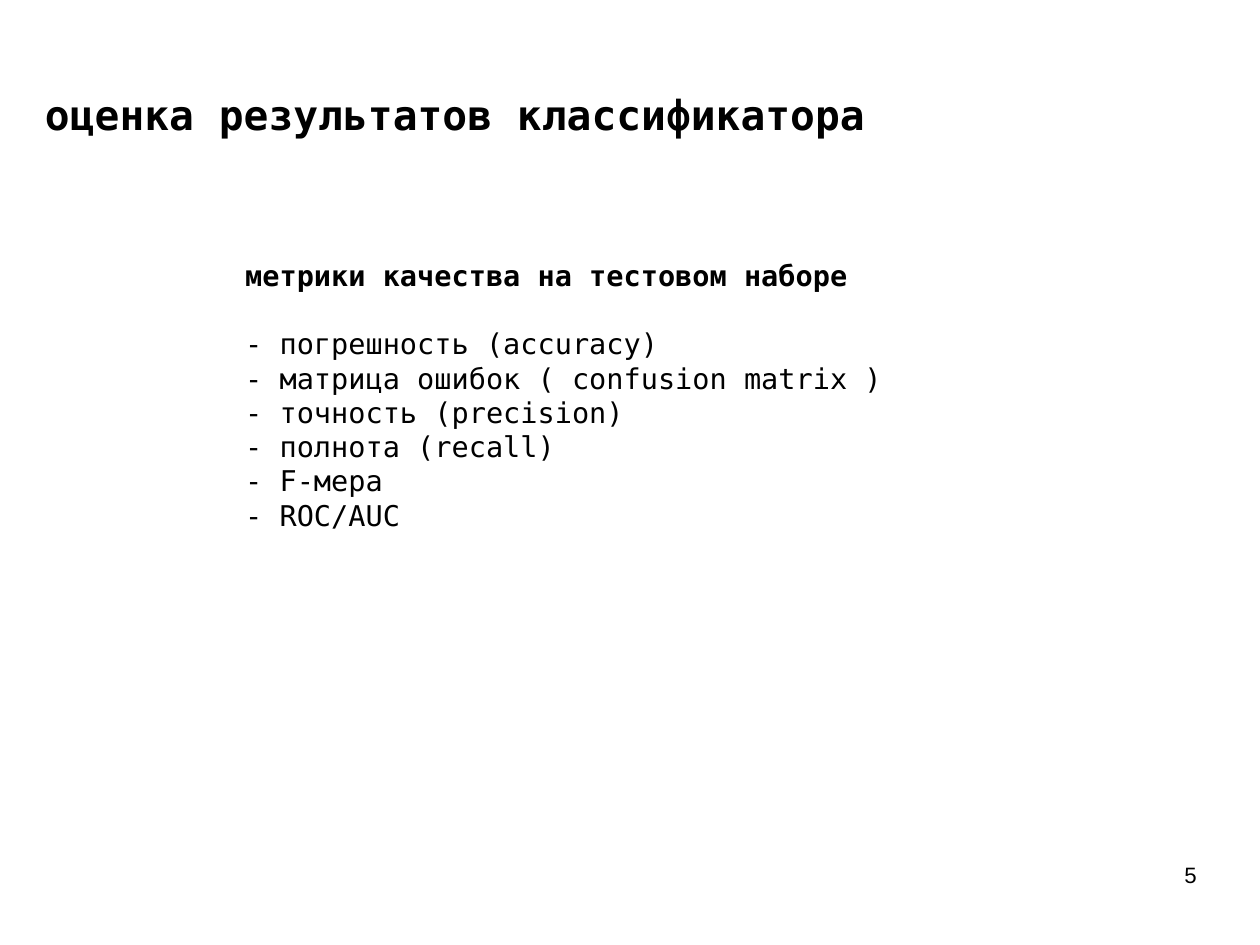
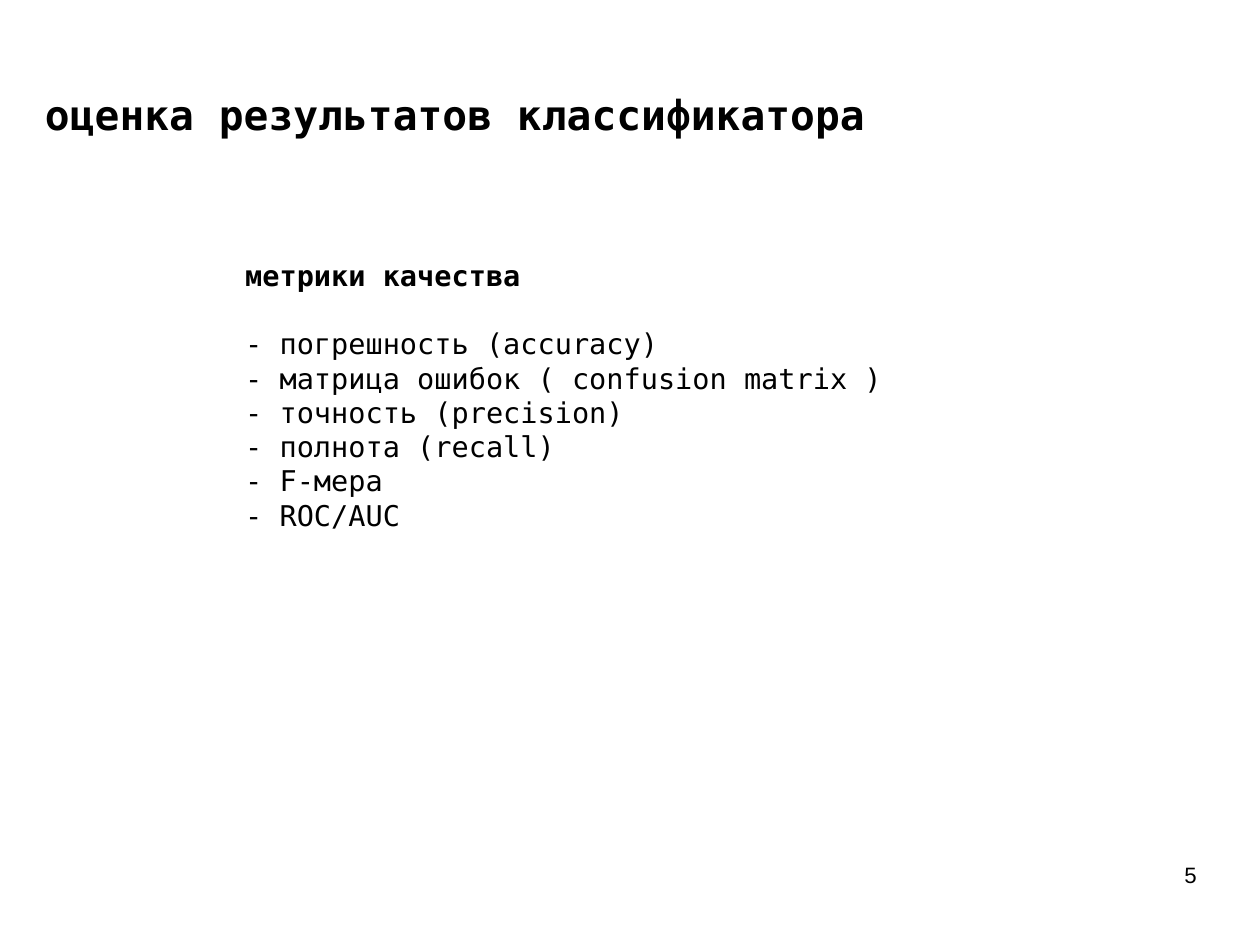
Before and after one commit to mechanoid5/ml_lectorium_legacy, a slide deck: slide 5 of 06-roc-auc.odp. Drawn at 1260x945 pixels with LibreOffice and Linux fonts; fonts in the diff are those of the drawing; background and template pictures are left out. Boxes give left, top, right and bottom in pixels: in the first picture for what was removed or moved away, otherwise in the second. Text is boxed around its words. In the diff, an @@ line names an element or a change of style, - is before the commit and + after.

```diff
--- a/06-roc-auc.odp
+++ b/06-roc-auc.odp
@@ text at [245, 270, 521, 292]: text changed @@
-метрики качества на тестовом наборе
+метрики качества
```
Also in this commit, not shown: 7 other slides changed, 8 slides added, 3 other files.
